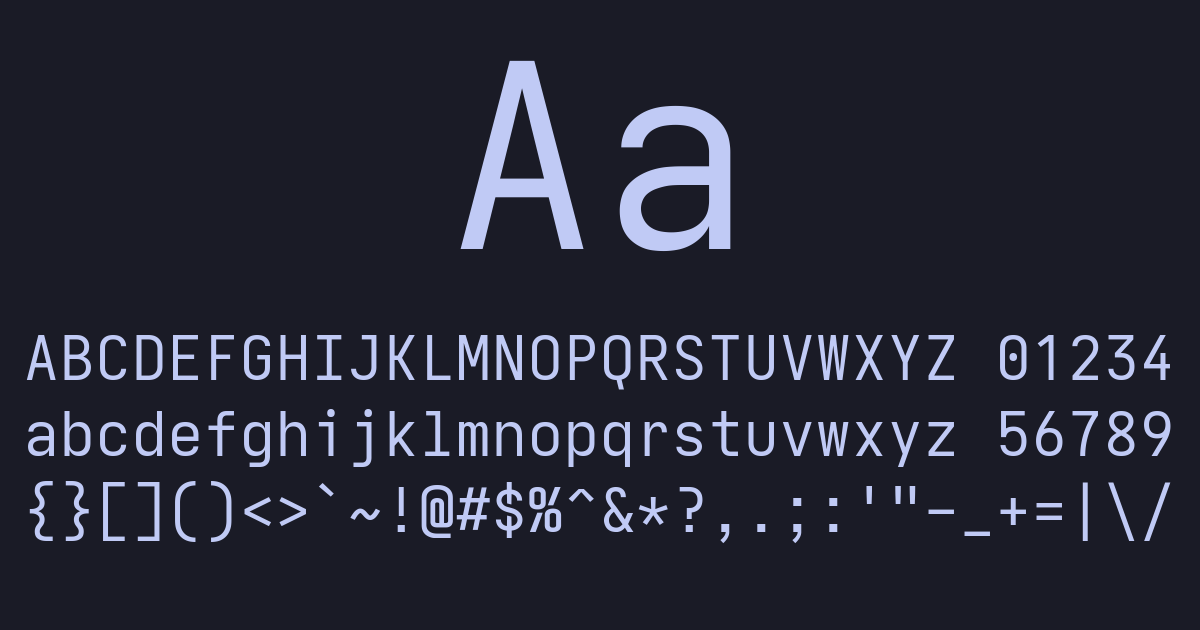
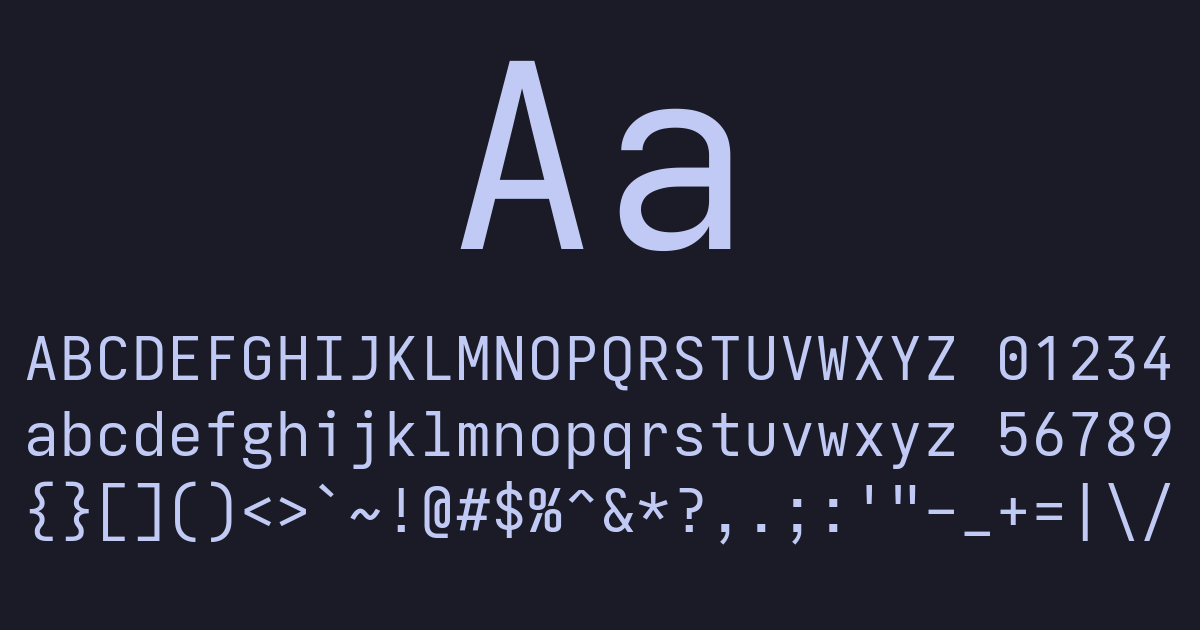
Two versions of the same layered image (w=1200, h=630). Layer-by-layer changes:
painted on "Aa ..." over [27, 105, 1171, 545]
